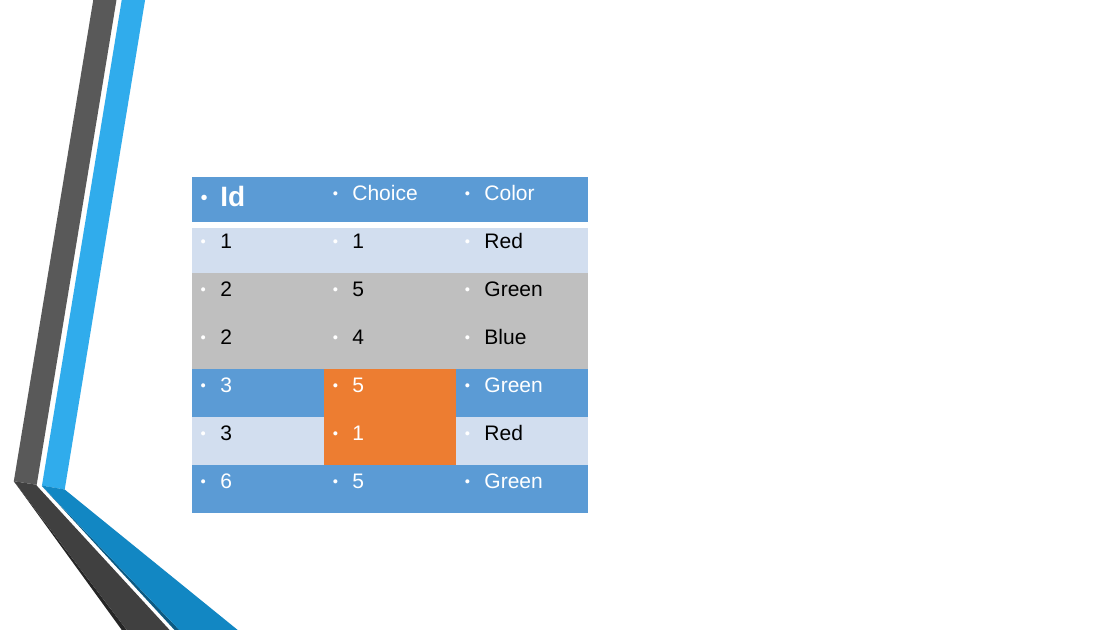
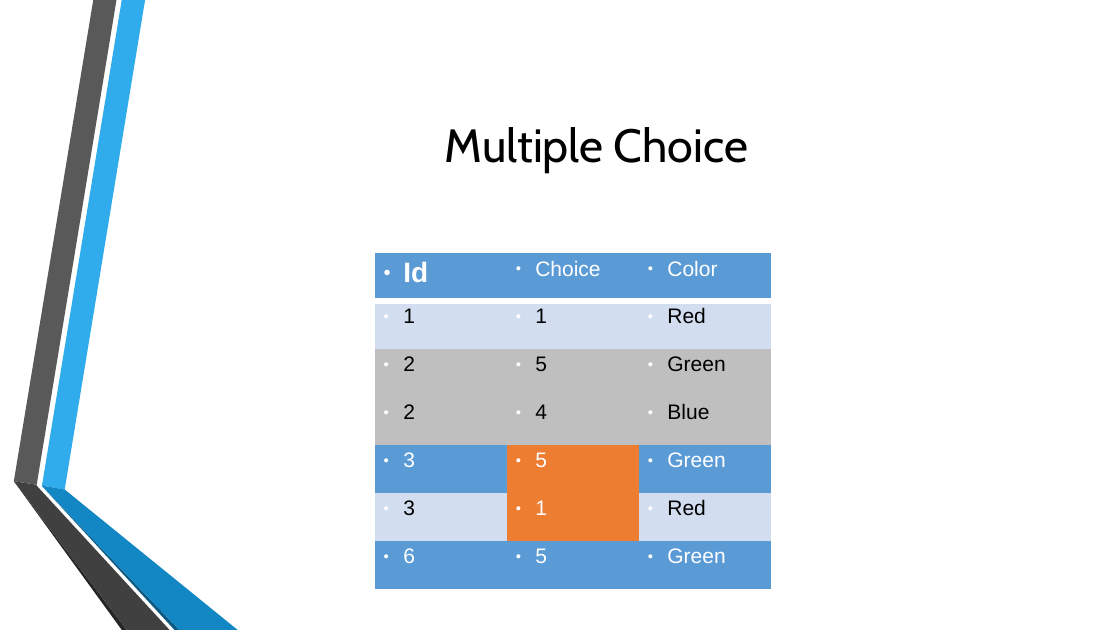
Before and after one commit to MGIS-UMN/GIS5577_week4, a slide deck: slide 8 of Advanced_DB_queries.odp (slide 5 before the commit). Drawn at 1120x630 pixels with LibreOffice and Linux fonts; fonts in the diff are those of the drawing; background and template pictures are left out. Boxes give left, top, right and bottom in pixels: in the first picture for what was removed or moved away, otherwise in the second. Text is boxed around its words. In the diff, an @@ line names an element or a change of style, - is before the commit and + after.

```diff
--- a/Advanced_DB_queries.odp
+++ b/Advanced_DB_queries.odp
@@ title added at box(445, 127, 748, 173), 40 pt, text #000000 @@
+Multiple Choice
@@ table: place and size @@
-table at box(192, 177, 588, 513)
+table at box(375, 253, 770, 589)
```
Also in this commit, not shown: 6 other slides changed, 3 slides added.
